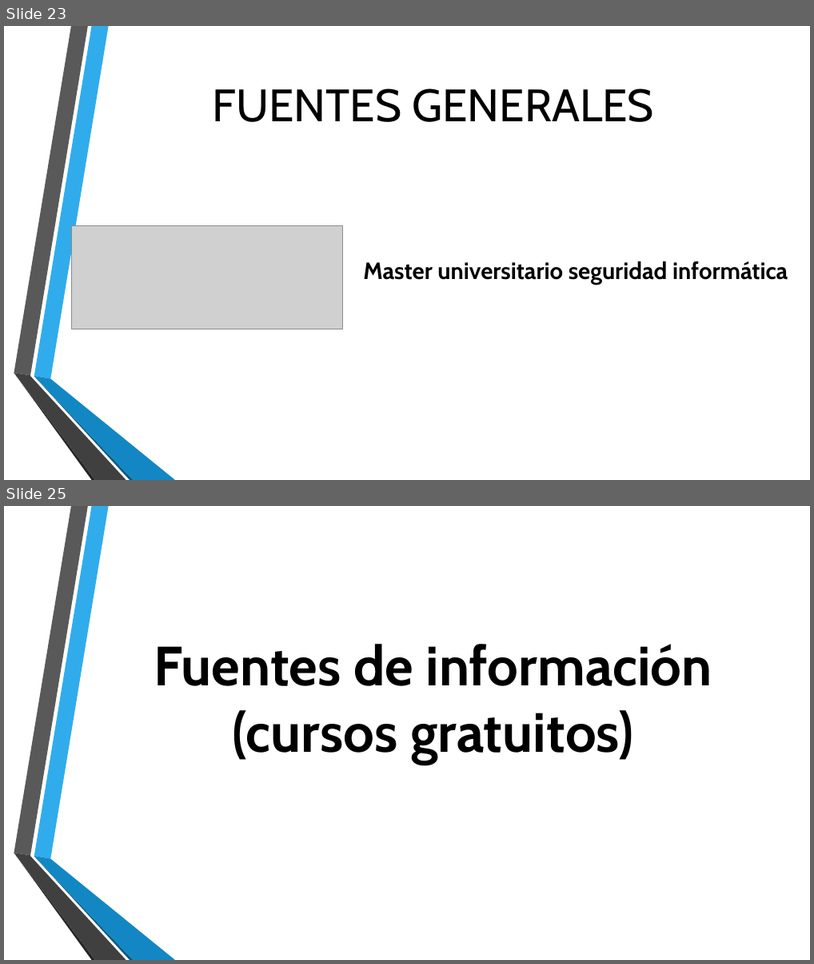
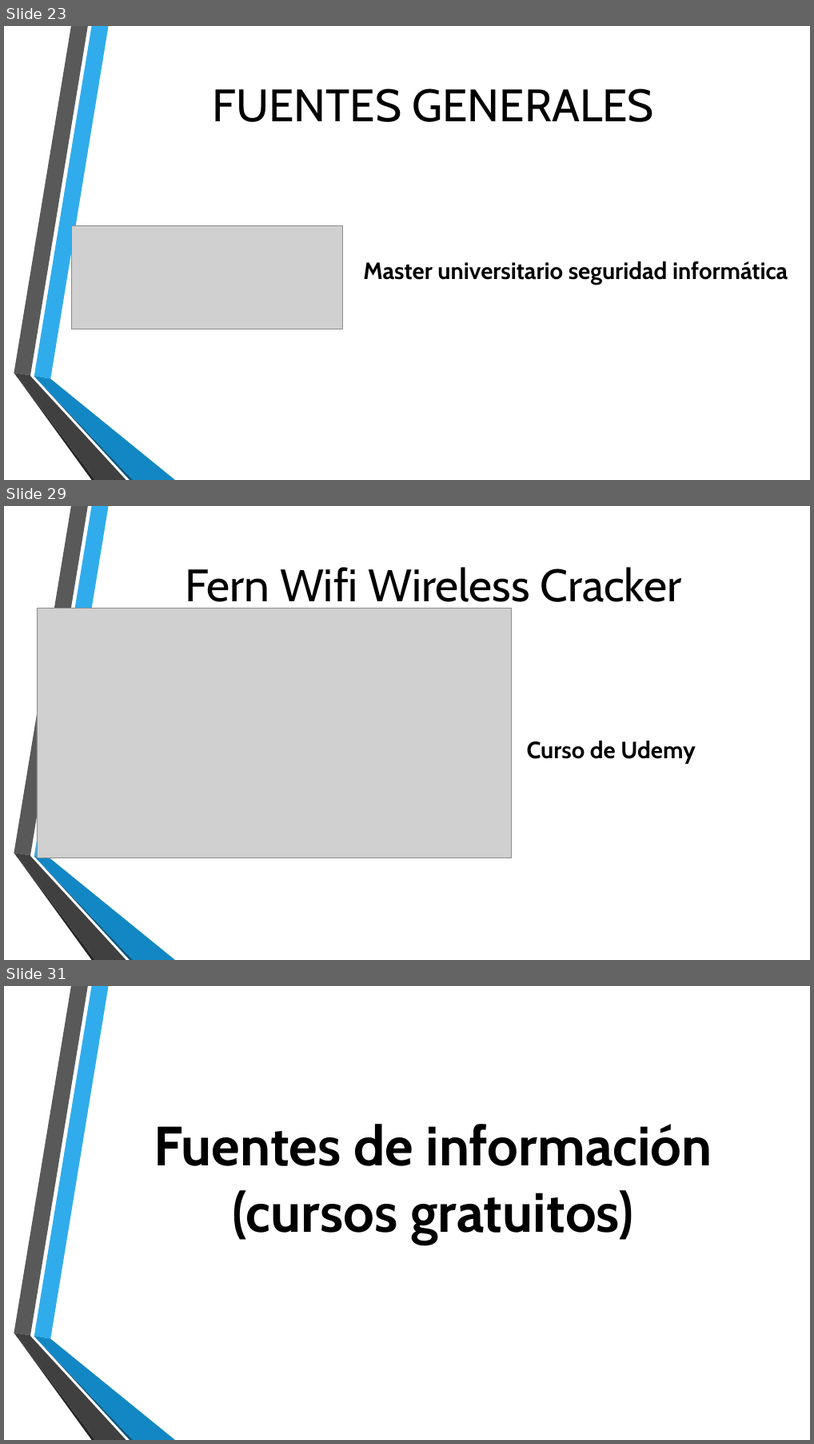
Before and after one commit to Rijaelto/TG1, a slide deck: TG1_final.pptx. Shown one above the other, each under a label of ours: slides 23 and 25 before the commit, slides 23, 29 and 31 after it; the slides between them are not shown. The pictures are 814x964 and 814x1444 pixels, drawn with LibreOffice and Linux fonts; fonts in the diff are those of the drawing; grey boxes stand for pictures; background and template pictures are left out. Boxes give left, top, right and bottom in pixels: in the first picture for what was removed or moved away, otherwise in the second. Text is boxed around its words. In the diff, an @@ line names an element or a change of style, - is before the commit and + after.

```diff
--- a/TG1_final.pptx
+++ b/TG1_final.pptx
@@ slide 29 added at (4,506,810,960), background picture (left out); not listed: 6 template elements that a slide beside it also shows @@
@@ title added at (185,567,682,612), 54 pt, text #000000 @@
+Fern Wifi Wireless Cracker
@@ picture added at (37,608,511,857) @@
@@ text added at (527,740,695,764), 28 pt, text #000000, bold @@
+Curso de Udemy
@@ what was slide 25 is now slide 31 @@
```
Also in this commit, not shown: 6 other slides added, 1 slide removed.
